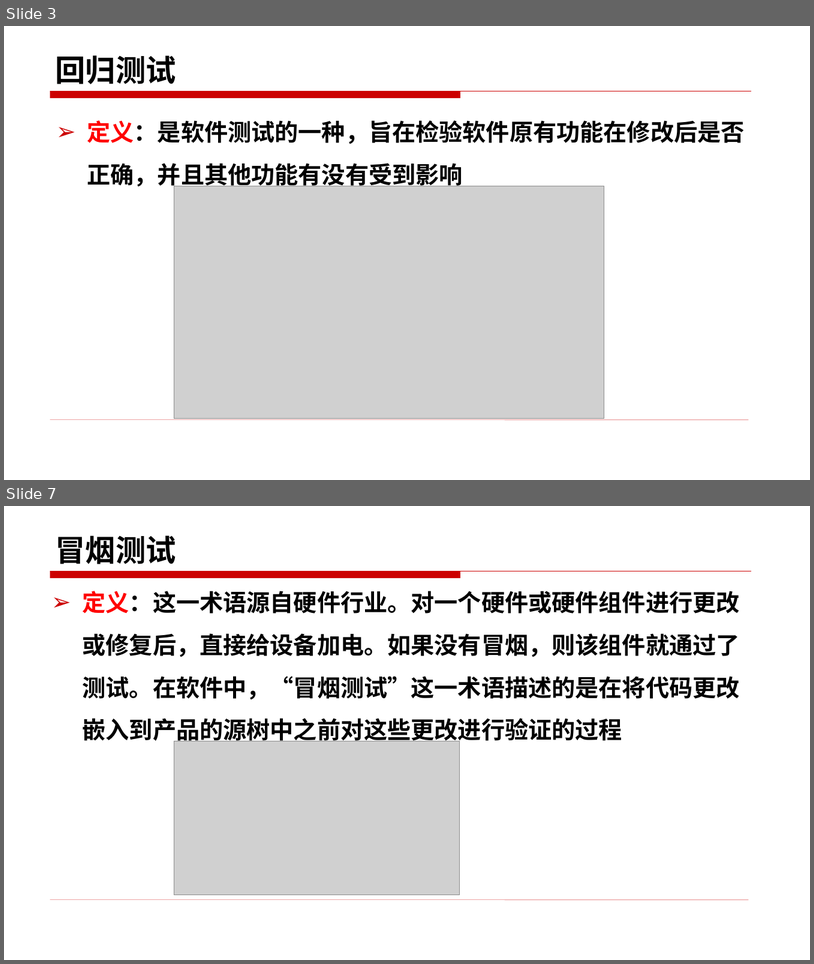
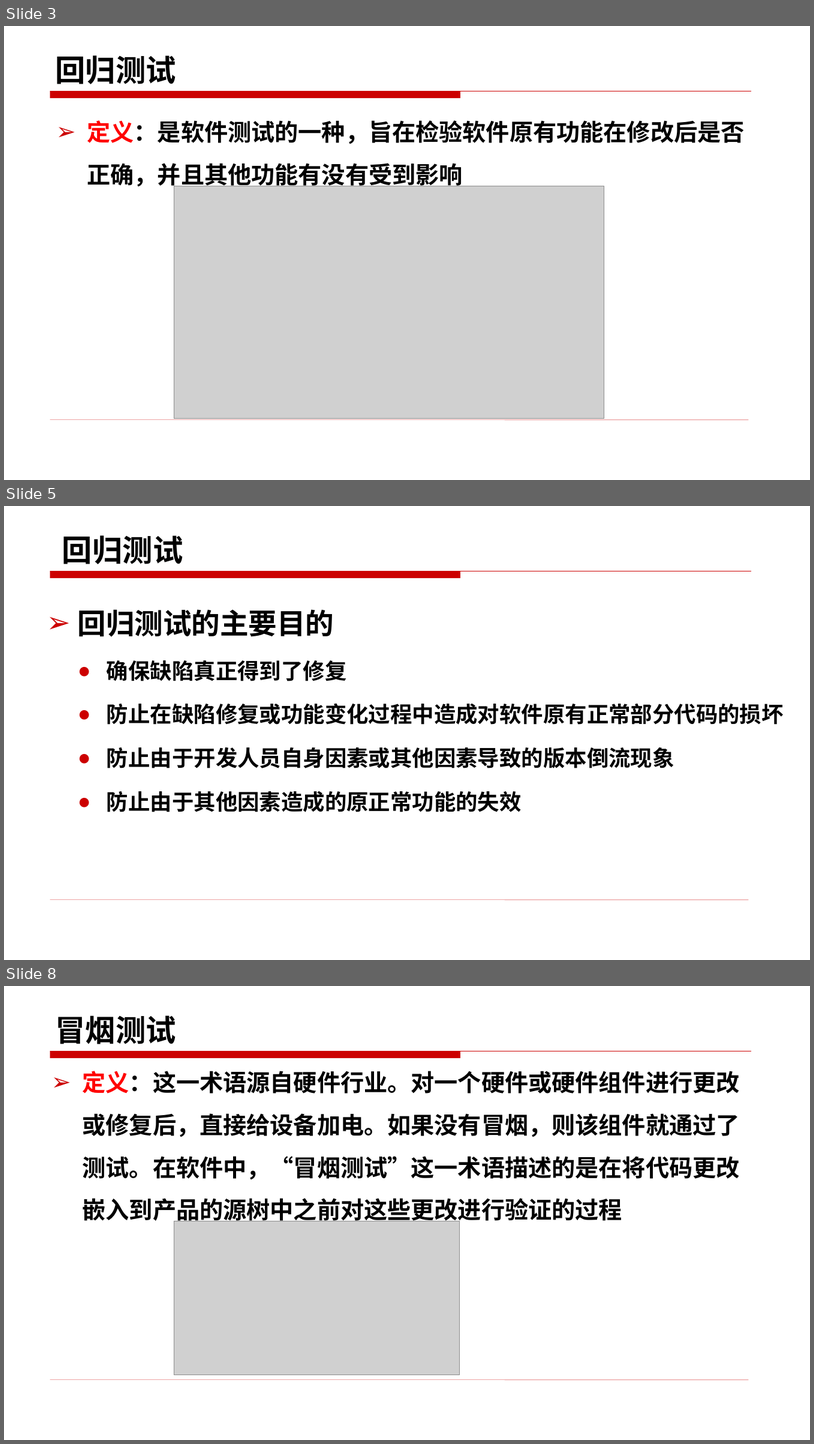
Before and after one commit to edu2act/course-foundation-software-tesing, a slide deck: materials/slides/11.1.pptx. Shown one above the other, each under a label of ours: slides 3 and 7 before the commit, slides 3, 5 and 8 after it; the slides between them are not shown. The pictures are 814x964 and 814x1444 pixels, drawn with LibreOffice and Linux fonts; fonts in the diff are those of the drawing; grey boxes stand for pictures. Boxes give left, top, right and bottom in pixels: in the first picture for what was removed or moved away, otherwise in the second. Text is boxed around its words. In the diff, an @@ line names an element or a change of style, - is before the commit and + after.

Commit message:
白盒测试实践

```diff
--- a/materials/slides/11.1.pptx
+++ b/materials/slides/11.1.pptx
@@ slide 5 added at (4, 506, 810, 960), background #FFFFFF; not listed: 2 template elements that a slide beside it also shows @@
@@ title added at (62, 535, 183, 564), 36 pt, text #000000, bold @@
+回归测试
@@ text added at (78, 609, 784, 812), 26 pt, text #000000, bold @@
+➢ 回归测试的主要目的
+  ● 确保缺陷真正得到了修复
+  ● 防止在缺陷修复或功能变化过程中造成对软件原有正常部分代码的损坏
+  ● 防止由于开发人员自身因素或其他因素导致的版本倒流现象
+  ● 防止由于其他因素造成的原正常功能的失效
@@ what was slide 7 is now slide 8 @@
```
Also in this commit, not shown: 6 slides changed, 7 other slides added, 2 other files.
